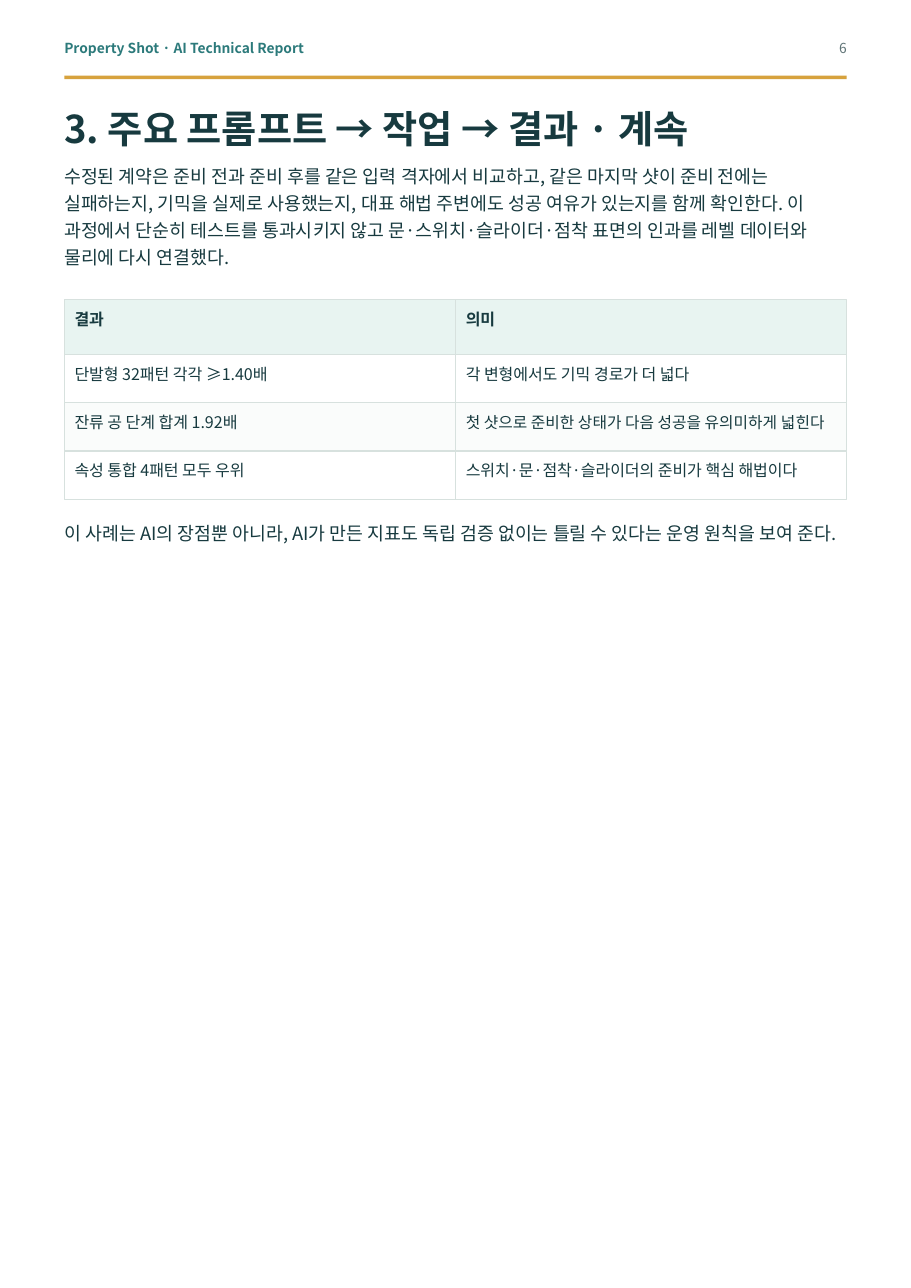
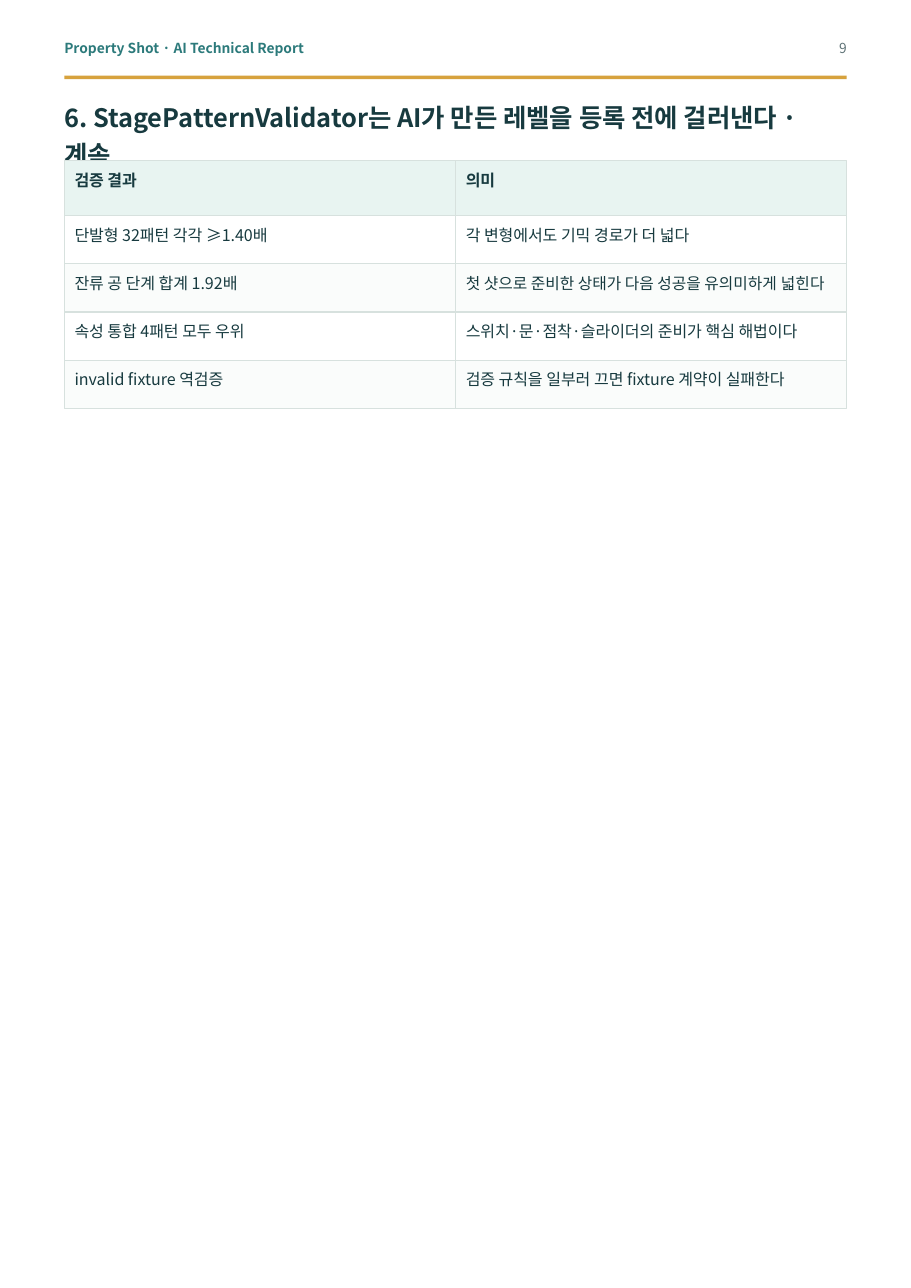
Before and after one commit to good5229/Property_shot, a slide deck: slide 9 of report/dist/property_shot_ai_technical_report.pptx (slide 6 before the commit). Drawn at 911x1288 pixels with LibreOffice and Linux fonts; fonts in the diff are those of the drawing. Boxes give left, top, right and bottom in pixels: in the first picture for what was removed or moved away, otherwise in the second. Text is boxed around its words. In the diff, an @@ line names an element or a change of style, - is before the commit and + after.

```diff
--- a/report/dist/property_shot_ai_technical_report.pptx
+++ b/report/dist/property_shot_ai_technical_report.pptx
@@ text at (x1=839, y1=43, x2=847, y2=53): text changed @@
-6
+9
@@ text at (x1=64, y1=105, x2=777, y2=160): text changed; size 25 to 16.6 pt @@
-3. 주요 프롬프트 → 작업 → 결과 · 계속
+6. StagePatternValidator는 AI가 만든 레벨을 등록 전에 걸러낸다 · 계속
@@ text removed at (x1=64, y1=167, x2=808, y2=266) @@
-수정된 계약은 준비 전과 준비 후를 같은 입력 격자에서 비교하고, 같은 마지막 샷이 준비 전에는 실패하는지, 기믹을 실제로 사용했는지, 대표 해법 주변에도 성공 여유가 있는지를 함께 확인한다. 이 과정에서 단순히 테스트를 통과시키지 않고 문·스위치·슬라이더·점착 표면의 인과를 레벨 데이터와 물리에 다시 연결했다.
@@ text at (x1=75, y1=172, x2=136, y2=188): text changed @@
-결과
+검증 결과
@@ 7 texts, 2 rectangles moved together from (x1=64, y1=300, x2=847, y2=478) to (x1=64, y1=161, x2=847, y2=339) @@
@@ rectangle moved from (x1=64, y1=452, x2=455, y2=500) to (x1=64, y1=216, x2=455, y2=264) @@
@@ rectangle moved from (x1=456, y1=452, x2=847, y2=500) to (x1=456, y1=216, x2=847, y2=264) @@
@@ rectangle added at (x1=64, y1=264, x2=455, y2=313), fill #FAFCFB, outline #D7E1DE 0.75 pt @@
@@ rectangle added at (x1=456, y1=264, x2=847, y2=313), fill #FAFCFB, outline #D7E1DE 0.75 pt @@
@@ 4 rectangles moved together from (x1=64, y1=355, x2=847, y2=452) to (x1=64, y1=312, x2=847, y2=409) @@
@@ text added at (x1=75, y1=371, x2=223, y2=387), 10.5 pt, text #173A3F @@
+invalid fixture 역검증
@@ text added at (x1=466, y1=371, x2=785, y2=387), 10.5 pt, text #173A3F @@
+검증 규칙을 일부러 끄면 fixture 계약이 실패한다
@@ text removed at (x1=64, y1=524, x2=836, y2=544) @@
-이 사례는 AI의 장점뿐 아니라, AI가 만든 지표도 독립 검증 없이는 틀릴 수 있다는 운영 원칙을 보여 준다.
```
Also in this commit, not shown: 8 other slides changed, 3 slides added, 1 slide removed, 10 other files.
